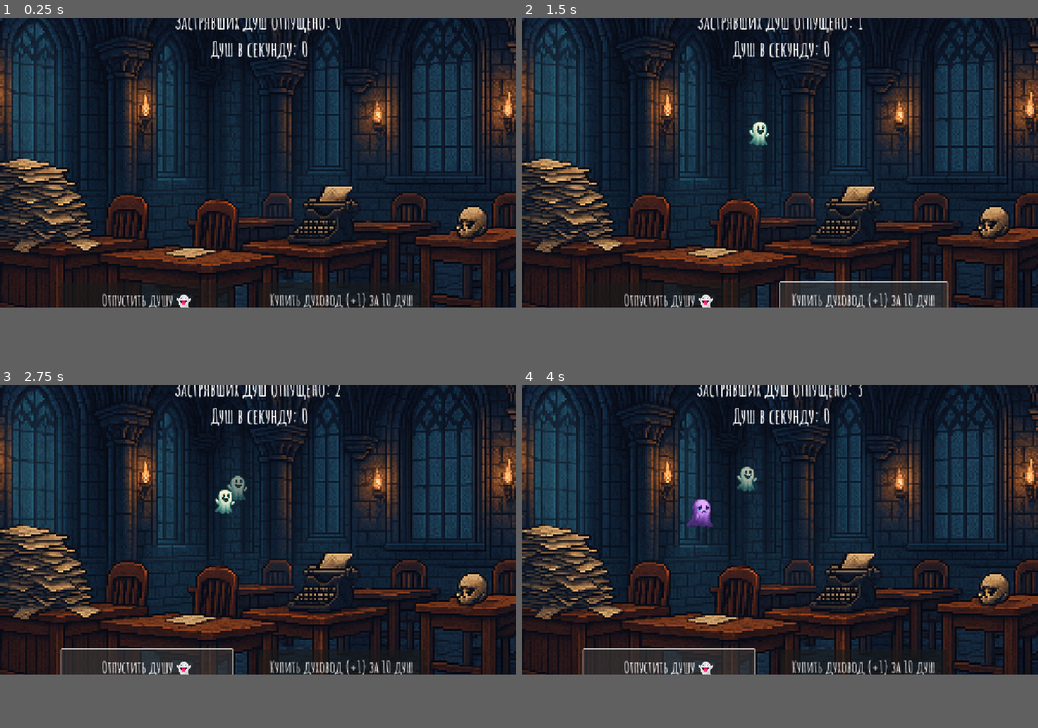
Above: before the commit, frames 1-4 (two rows, left to right).
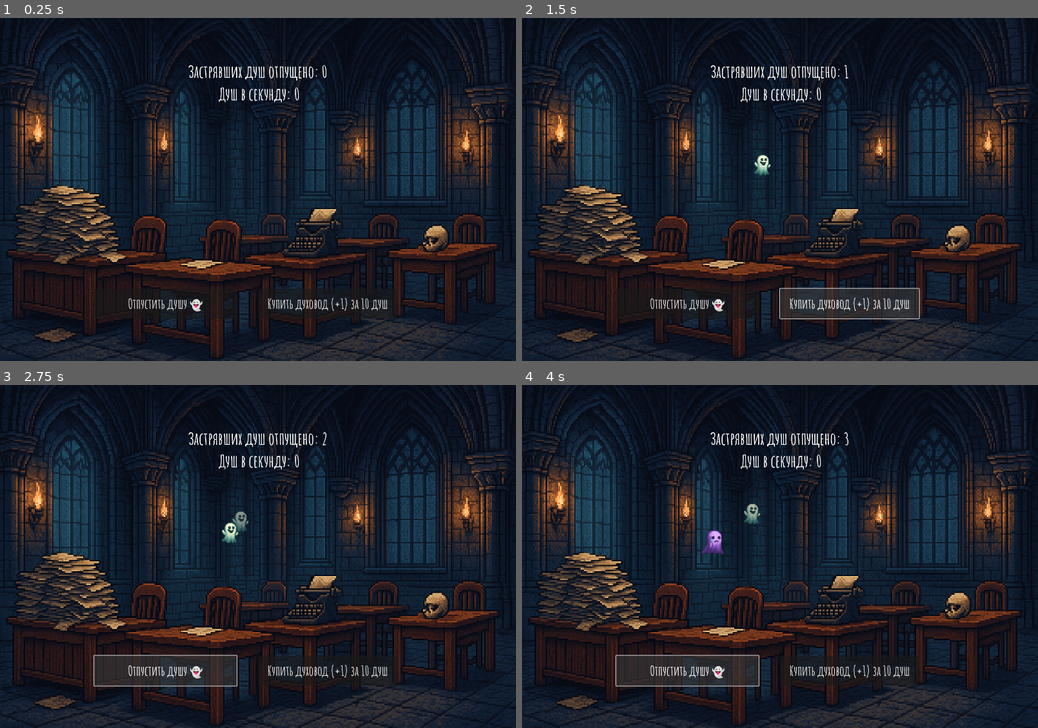
Above: after the commit, the same moments.

Repository: NeMarusia/AfterDeathAgency
Game: Godot game, scene res://main.tscn
The game is run twice, just before and just after one commit, with the same random seed, the same clock (stepped at 60 frames per second) and the same inputs.
Inputs:
- Up to frame 1 (0.25 s): no input
- Up to frame 2 (1.5 s): click "Отпустить душу 👻" at 0.5 s; click "Купить духовод (+1) за 10 душ" at 1.25 s
- Up to frame 3 (2.75 s): click "Отпустить душу 👻" at 2 s
- Up to frame 4 (4 s): click "Купить духовод (+1) за 10 душ" at 2.75 s; click "Отпустить душу 👻" at 3.5 s
In our replay, the window is 800x450 before the commit and 800x533 after it. These sizes can differ from the game's own. Grey fills any space a smaller window leaves; there, only what the larger window draws over its background counts as a difference.

The runs differ from the first frame. In frame 1, 41% of the frame differs, in the area x 0-100%, y 0-100%; in frame 2, 42%; in frame 3, 42%; in frame 4, 42%.

Commit message:
restore original 1536x1024 pixel-art project layout

Diff:
--- a/project.godot
+++ b/project.godot
@@ -2,18 +2,15 @@
 config_version=5
 
 [application]
-config/name="Агентство постсмертного сопровождения"
-config/description="Сатирическая idle-игра о бюрократии после смерти."
-config/version="0.2.0"
+config/name="Агентство пост-смертного сопровождения"
+config/version="0.1"
 run/main_scene="res://main.tscn"
 config/features=PackedStringArray("4.4", "GL Compatibility")
 
 [display]
-window/size/viewport_width=1280
-window/size/viewport_height=720
-window/size/window_width_override=1280
-window/size/window_height_override=720
-window/stretch/mode="canvas_items"
+window/size/viewport_width=1536
+window/size/viewport_height=1024
+window/stretch/mode="viewport"
 window/stretch/aspect="expand"
 window/handheld/orientation=1
 
@@ -21,6 +18,6 @@
 renderer/rendering_method="gl_compatibility"
 renderer/rendering_method.mobile="gl_compatibility"
 textures/vram_compression/import_etc2_astc=true
-textures/default_filters/use_nearest_mipmap_filter=false
+textures/default_filters/use_nearest_mipmap_filter=true
 
 audio/driver/enable_input=false
